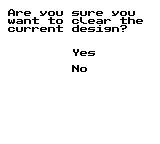
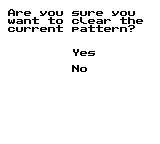
Layer changes from the first 160px x 144px image to the second:
painted on "Background" over box(72, 25, 135, 32)
